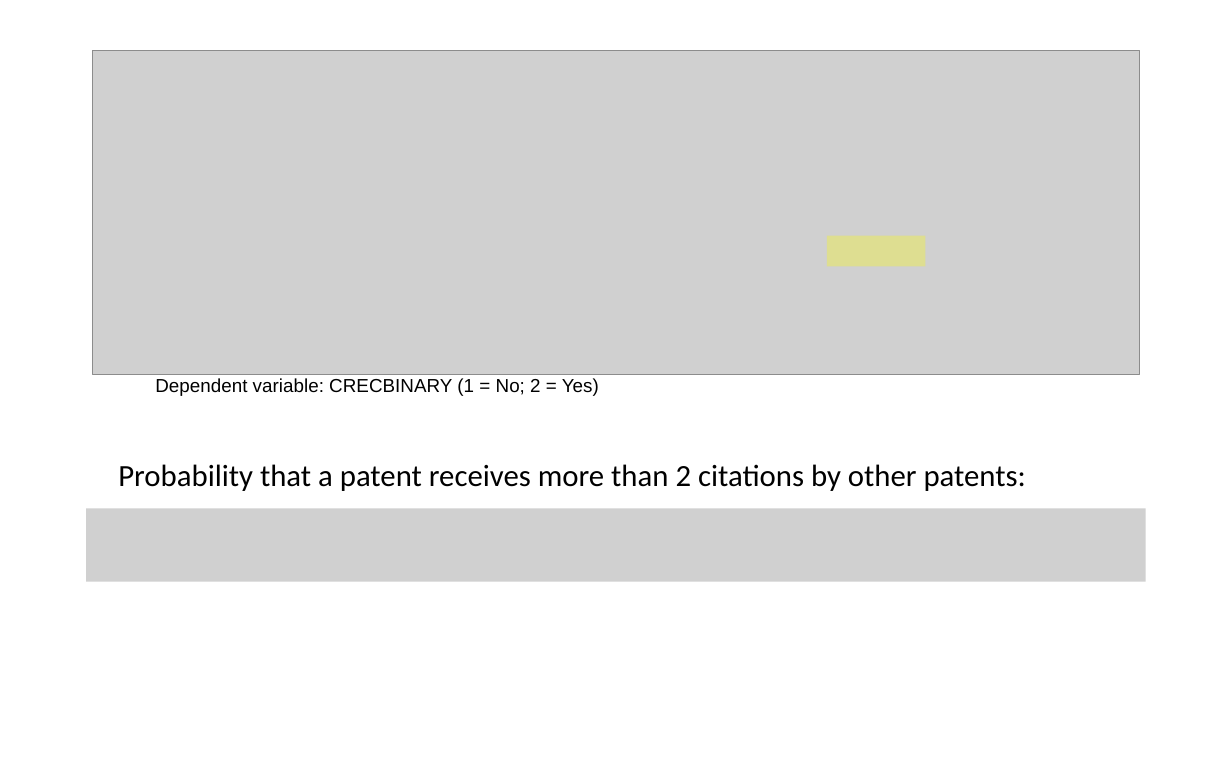
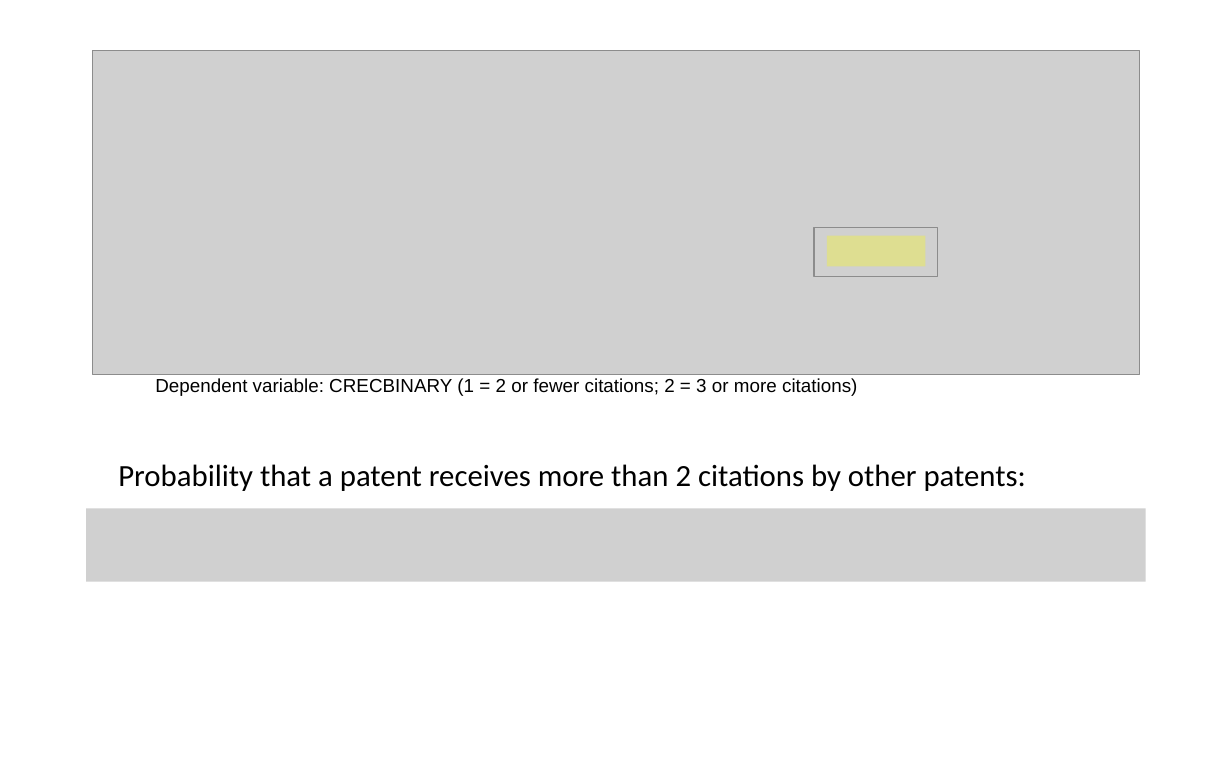
Before and after one commit to SLU-Courses-Townes/SOC6100, a slide deck: slide 23 of Presentations/Presentation02/Townes_SOC6100_Presentation02.pptx (slide 21 before the commit). Drawn at 1232x770 pixels with LibreOffice and Linux fonts; fonts in the diff are those of the drawing; grey boxes stand for pictures. Boxes give left, top, right and bottom in pixels: in the first picture for what was removed or moved away, otherwise in the second. Text is boxed around its words. In the diff, an @@ line names an element or a change of style, - is before the commit and + after.

```diff
--- a/Presentations/Presentation02/Townes_SOC6100_Presentation02.pptx
+++ b/Presentations/Presentation02/Townes_SOC6100_Presentation02.pptx
@@ picture added at <box>814,228,938,277</box> @@
@@ text at <box>155,378,857,396</box>: text changed @@
-Dependent variable: CRECBINARY (1 = No; 2 = Yes)
+Dependent variable: CRECBINARY (1 = 2 or fewer citations; 2 = 3 or more citations)
```
Also in this commit, not shown: 4 other slides changed, 4 slides added, 1 slide removed.
